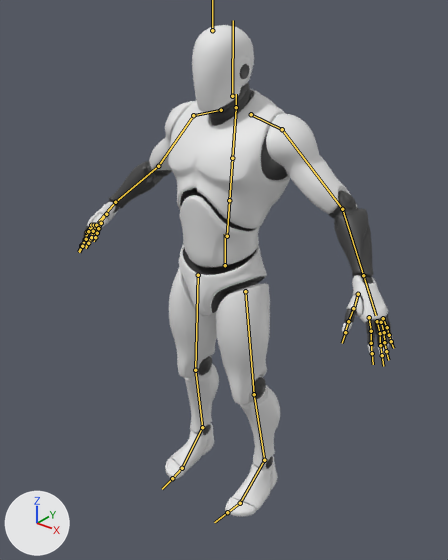
The Blender file combat-character-select/Design/Blender/manequin.blend as it was, and as the next commit left it.
Both versions are drawn from a 50 mm camera at (1.305, -1.607, 1.955) aimed at (0.072, -0.066, 1.0). Lighting does not change. The marker at lower left points along +X, +Y and +Z. The bones that bend it are drawn over the model as lines.

In view in the first picture: 'obj-manequin'.
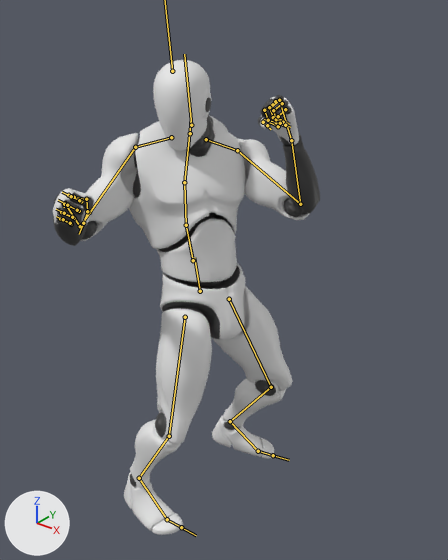
The newer file adds an action. The first version stands in its rest pose; the second is drawn at frame 159 of the action 'idle-mk3-right'.

What differs and where, as boxes [x1, y1, x2, y2] in the pictures (448 x 560 px):
'obj-manequin', posed (14% narrower): before [82, 25, 392, 517]; after [53, 60, 320, 535]

What the commit changed:
Bone 'Ctrl_Thumb1_Left' (bone_ctrl_thumb1_left) turns from (0, 0, 0) to (20, 20, -2) degrees about its own x, y and z.
Bone 'Ctrl_Thumb2_Left' (bone_ctrl_thumb2_left) turns from (0, 0, 0) to (25, 15, -50) degrees about its own x, y and z.
Bone 'Ctrl_Thumb3_Left' (bone_ctrl_thumb3_left) turns from (0, 0, 0) to (19, 4, -20) degrees about its own x, y and z.
Bone 'Ctrl_Index1_Left' (bone_ctrl_index1_left) turns from (0, 0, 0) to (85, 6, -3) degrees about its own x, y and z.
Bone 'Ctrl_Index2_Left' (bone_ctrl_index2_left) turns from (0, 0, 0) to (70, 3, -6) degrees about its own x, y and z.
Bone 'Ctrl_Index3_Left' (bone_ctrl_index3_left) turns from (0, 0, 0) to (49, 2, -4) degrees about its own x, y and z.
Bone 'Ctrl_Middle1_Left' (bone_ctrl_middle1_left) turns from (0, 0, 0) to (91, 6, -2) degrees about its own x, y and z.
Bone 'Ctrl_Middle2_Left' (bone_ctrl_middle2_left) turns from (0, 0, 0) to (66, 2, -5) degrees about its own x, y and z.
Bone 'Ctrl_Middle3_Left' (bone_ctrl_middle3_left) turns from (0, 0, 0) to (52, 2, -4) degrees about its own x, y and z.
Bone 'Ctrl_Ring1_Left' (bone_ctrl_ring1_left) turns from (0, 0, 0) to (91, 7, 3) degrees about its own x, y and z.
Bone 'Ctrl_Ring2_Left' (bone_ctrl_ring2_left) turns from (0, 0, 0) to (66, 2, -5) degrees about its own x, y and z.
Bone 'Ctrl_Ring3_Left' (bone_ctrl_ring3_left) turns from (0, 0, 0) to (52, 2, -4) degrees about its own x, y and z.
Bone 'Ctrl_Pinky1_Left' (bone_ctrl_pinky1_left) turns from (0, 0, 0) to (94, 11, 13) degrees about its own x, y and z.
Bone 'Ctrl_Pinky2_Left' (bone_ctrl_pinky2_left) turns from (0, 0, 0) to (70, 3, -1) degrees about its own x, y and z.
Bone 'Ctrl_Pinky3_Left' (bone_ctrl_pinky3_left) turns from (0, 0, 0) to (48, 2, -4) degrees about its own x, y and z.
Bone 'Ctrl_Thumb1_Right' (bone_ctrl_thumb1_right) turns from (0, 0, 0) to (28, 0, 13) degrees about its own x, y and z.
Bone 'Ctrl_Thumb2_Right' (bone_ctrl_thumb2_right) turns from (0, 0, 0) to (-6, -9, 59) degrees about its own x, y and z.
Bone 'Ctrl_Thumb3_Right' (bone_ctrl_thumb3_right) turns from (0, 0, 0) to (8, -5, 24) degrees about its own x, y and z.
Bone 'Ctrl_Index1_Right' (bone_ctrl_index1_right) turns from (0, 0, 0) to (83, -7, 4) degrees about its own x, y and z.
Bone 'Ctrl_Index2_Right' (bone_ctrl_index2_right) turns from (0, 0, 0) to (78, -5, 9) degrees about its own x, y and z.
Bone 'Ctrl_Index3_Right' (bone_ctrl_index3_right) turns from (0, 0, 0) to (59, -3, 5) degrees about its own x, y and z.
Bone 'Ctrl_Middle1_Right' (bone_ctrl_middle1_right) turns from (0, 0, 0) to (93, -8, 1) degrees about its own x, y and z.
Bone 'Ctrl_Middle2_Right' (bone_ctrl_middle2_right) turns from (0, 0, 0) to (72, -4, 8) degrees about its own x, y and z.
Bone 'Ctrl_Middle3_Right' (bone_ctrl_middle3_right) turns from (0, 0, 0) to (54, -3, 5) degrees about its own x, y and z.
Bone 'Ctrl_Ring1_Right' (bone_ctrl_ring1_right) turns from (0, 0, 0) to (86, -8, -3) degrees about its own x, y and z.
Bone 'Ctrl_Ring2_Right' (bone_ctrl_ring2_right) turns from (0, 0, 0) to (78, -5, 9) degrees about its own x, y and z.
Bone 'Ctrl_Ring3_Right' (bone_ctrl_ring3_right) turns from (0, 0, 0) to (57, -3, 6) degrees about its own x, y and z.
Bone 'Ctrl_Pinky1_Right' (bone_ctrl_pinky1_right) turns from (0, 0, 0) to (86, -9, -10) degrees about its own x, y and z.
Bone 'Ctrl_Pinky2_Right' (bone_ctrl_pinky2_right) turns from (0, 0, 0) to (85, -7, 9) degrees about its own x, y and z.
Bone 'Ctrl_Pinky3_Right' (bone_ctrl_pinky3_right) turns from (0, 0, 0) to (50, -3, 6) degrees about its own x, y and z.
Bone 'Ctrl_Hips' (bone_ctrl_hips) moves from (0.0, 0.0, 0.0) to (-0.029, -0.071, 0.11).
Bone 'Ctrl_Hips' (bone_ctrl_hips) turns from (0, 0, 0) to (-47, 84, -31) degrees about its own x, y and z.
Bone 'Ctrl_Spine' (bone_ctrl_spine) turns from (0, 0, 0) to (5, -5, -1) degrees about its own x, y and z.
Bone 'Ctrl_Spine1' (bone_ctrl_spine1) turns from (0, 0, 0) to (10, -9, -5) degrees about its own x, y and z.
Bone 'Ctrl_Spine2' (bone_ctrl_spine2) turns from (0, 0, 0) to (10, -9, -5) degrees about its own x, y and z.
Bone 'Ctrl_Neck' (bone_ctrl_neck) turns from (0, 0, 0) to (7, -6, 6) degrees about its own x, y and z.
Bone 'Ctrl_Head' (bone_ctrl_head) turns from (0, 0, 0) to (-5, -33, 11) degrees about its own x, y and z.
Bone 'Ctrl_ArmPole_IK_Left' (bone_ctrl_armpole_ik_left) moves from (0.0, 0.0, 0.0) to (-0.277, -0.082, 0.968).
Bone 'Ctrl_ArmPole_IK_Left' (bone_ctrl_armpole_ik_left) turns from (0, 0, 0) to (-15, -73, -71) degrees about its own x, y and z.
Bone 'Ctrl_Hand_IK_Left' (bone_ctrl_hand_ik_left) moves from (0.0, 0.0, 0.0) to (-0.131, -0.454, 0.013).
Bone 'Ctrl_Hand_IK_Left' (bone_ctrl_hand_ik_left) turns from (0, 0, 0) to (-38, 32, 101) degrees about its own x, y and z.
Bone 'Ctrl_ArmPole_IK_Right' (bone_ctrl_armpole_ik_right) moves from (0.0, 0.0, 0.0) to (-0.064, -0.086, 0.219).
Bone 'Ctrl_ArmPole_IK_Right' (bone_ctrl_armpole_ik_right) turns from (0, 0, 0) to (-15, -73, -71) degrees about its own x, y and z.
Bone 'Ctrl_Hand_IK_Right' (bone_ctrl_hand_ik_right) moves from (0.0, 0.0, 0.0) to (0.67, -0.232, 0.155).
Bone 'Ctrl_Hand_IK_Right' (bone_ctrl_hand_ik_right) turns from (0, 0, 0) to (29, 28, -104) degrees about its own x, y and z.
Bone 'Ctrl_Foot_IK_Left' (bone_ctrl_foot_ik_left) moves from (0.0, 0.0, 0.0) to (0.249, -0.062, 0.034).
Bone 'Ctrl_Foot_IK_Left' (bone_ctrl_foot_ik_left) turns from (0, 0, 0) to (-11, 5, 116) degrees about its own x, y and z.
Bone 'Ctrl_Toe_IK_Left' (bone_ctrl_toe_ik_left) turns from (0, 0, 0) to (8, -3, 0) degrees about its own x, y and z.
Bone 'Ctrl_LegPole_IK_Left' (bone_ctrl_legpole_ik_left) moves from (0.0, 0.0, 0.0) to (-0.111, 0.066, -0.332).
Bone 'Ctrl_LegPole_IK_Left' (bone_ctrl_legpole_ik_left) turns from (0, 0, 0) to (-67, -119, -26) degrees about its own x, y and z.
Bone 'Ctrl_Foot_IK_Right' (bone_ctrl_foot_ik_right) moves from (0.0, 0.0, 0.0) to (0.015, 0.408, 0.007).
Bone 'Ctrl_Foot_IK_Right' (bone_ctrl_foot_ik_right) turns from (0, 0, 0) to (-3, 0, 87) degrees about its own x, y and z.
Bone 'Ctrl_LegPole_IK_Right' (bone_ctrl_legpole_ik_right) moves from (0.0, 0.0, 0.0) to (-0.161, -0.001, -0.337).
Bone 'Ctrl_LegPole_IK_Right' (bone_ctrl_legpole_ik_right) turns from (0, 0, 0) to (-496, -86, 46) degrees about its own x, y and z.
